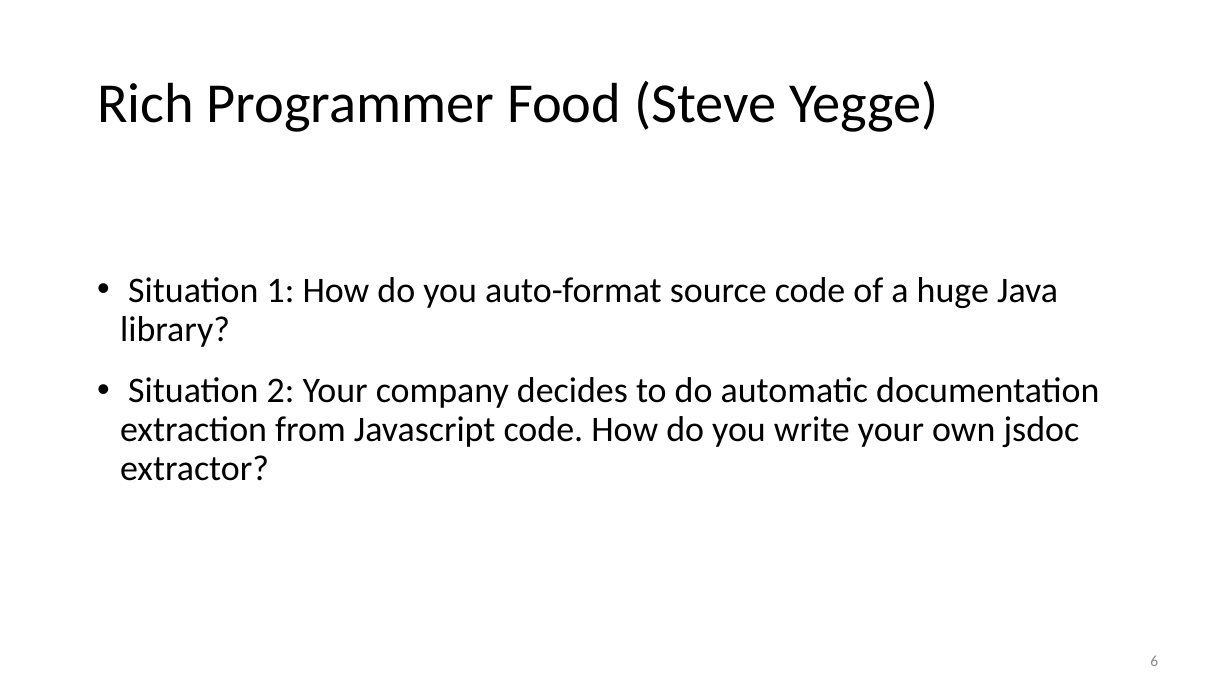
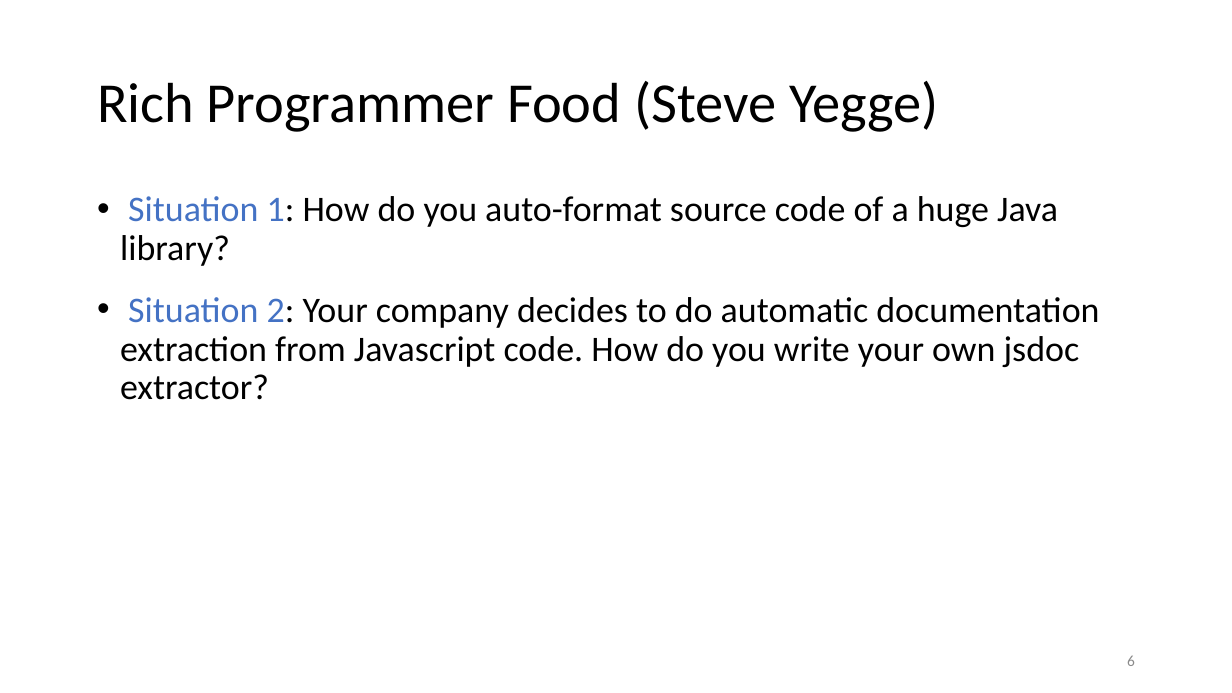
Before and after one commit to anoopsarkar/compilers-class, a slide deck: slide 6 of assets/ppt/intro/in1-evangelize-compilers.pptx. Drawn at 1232x693 pixels with LibreOffice and Linux fonts; fonts in the diff are those of the drawing. Boxes give left, top, right and bottom in pixels: in the first picture for what was removed or moved away, otherwise in the second. Text is boxed around its words. In the diff, an @@ line names an element or a change of style, - is before the commit and + after.

Commit message:
updated in1 slides

```diff
--- a/assets/ppt/intro/in1-evangelize-compilers.pptx
+++ b/assets/ppt/intro/in1-evangelize-compilers.pptx
@@ text "Situation 1: How do you ..." at bbox=[120, 196, 1099, 400]: text colour #000000 to #4472C4 in "Situation 1:", "Situation 2:"; vertical alignment middle to top @@
@@ page number: place and size @@
-page number at bbox=[1150, 655, 1158, 666]
+page number at bbox=[1127, 655, 1135, 666]
@@ page number at bbox=[1127, 655, 1135, 666]: text colour #888888 to #8C8C8C @@
```
Also in this commit, not shown: 2 other slides changed, 1 other file.
